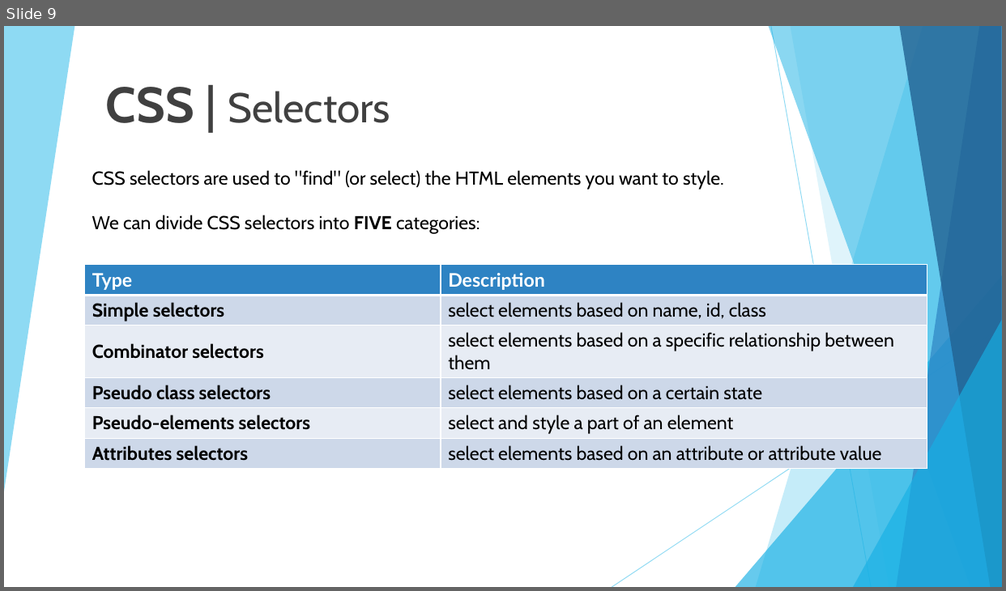
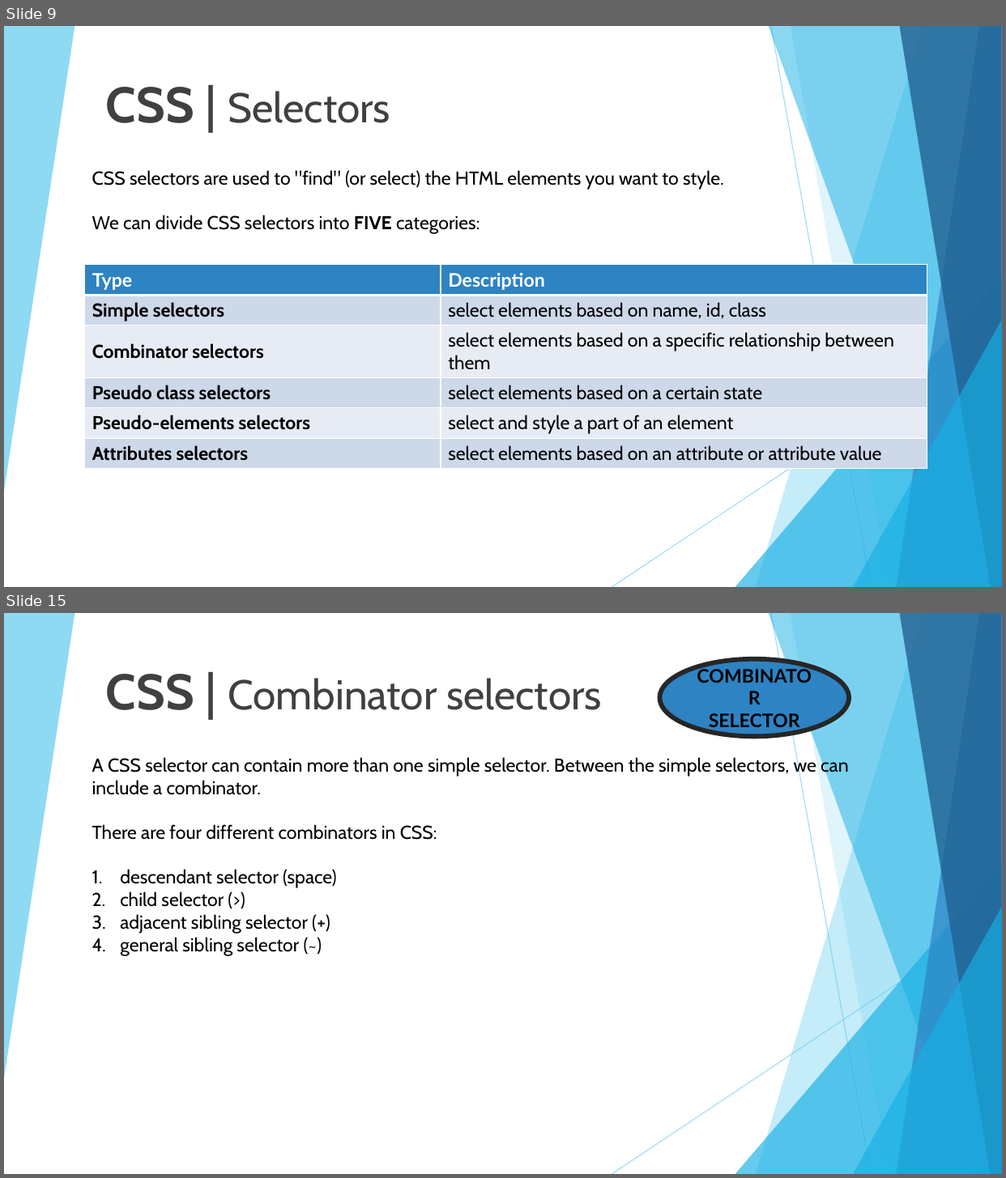
Before and after one commit to 01Primo/slides, a slide deck: 05_CSS.pptx. Shown one above the other, each under a label of ours: slide 9 before the commit, slides 9 and 15 after it; the slides between them are not shown. The pictures are 1006x591 and 1006x1178 pixels, drawn with LibreOffice and Linux fonts; fonts in the diff are those of the drawing. Boxes give left, top, right and bottom in pixels: in the first picture for what was removed or moved away, otherwise in the second. Text is boxed around its words. In the diff, an @@ line names an element or a change of style, - is before the commit and + after.

```diff
--- a/05_CSS.pptx
+++ b/05_CSS.pptx
@@ slide 15 added at (4, 613, 1002, 1174), background #FFFFFF; not listed: 10 template elements that a slide beside it also shows @@
@@ ellipse added at (660, 659, 849, 736), fill #2E83C3, outline #262626 4.5 pt, 18 pt, text #000000, bold @@
+COMBINATOR
+SELECTOR
@@ title added at (106, 674, 602, 710), 40 pt, text #404040 @@
+CSS | Combinator selectors
@@ text added at (92, 756, 848, 956), 18 pt, text #000000 @@
+A CSS selector can contain more than one simple selector. Between the simple selectors, we can include a combinator.
+There are four different combinators in CSS:
+1. descendant selector (space)
+2. child selector (>)
+3. adjacent sibling selector (+)
+4. general sibling selector (~)
```
Also in this commit, not shown: 5 slides changed, 12 other slides added, 2 slides removed.
